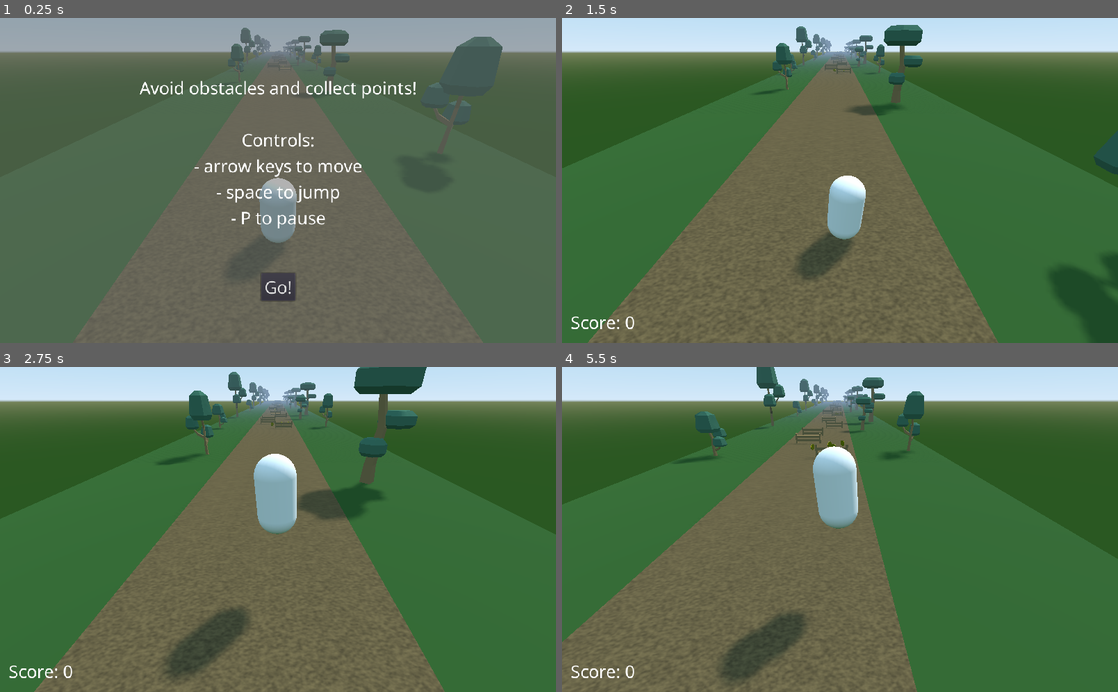
Above: before the commit, frames 1-4 (two rows, left to right).
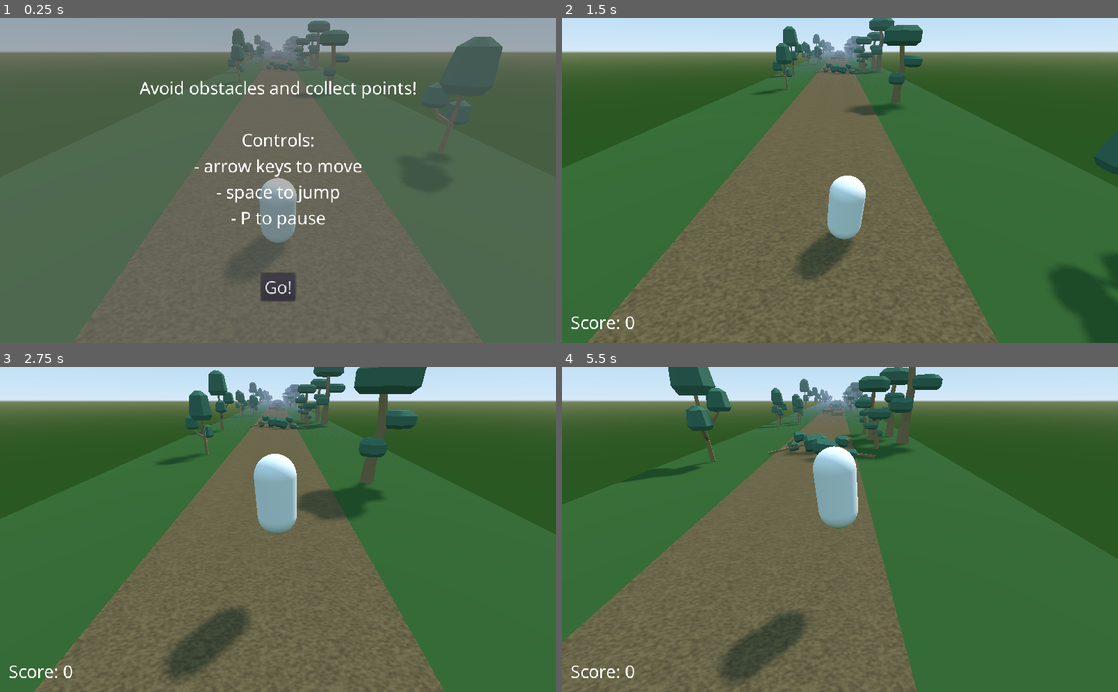
Above: after the commit, the same moments.

Repository: SPuntte/aitajuoksu-training
Game: Godot game, scene res://Main.tscn
Same seed, same stepped clock (60 frames per second), same inputs: the game is played once before the commit and once after it.
Inputs:
- Up to frame 1 (0.25 s): no input
- Up to frame 2 (1.5 s): click "Go!" at 0.5 s; hold Right (move_right) from 1.28 s (still down)
- Up to frame 3 (2.75 s): tap Space (jump) at 1.52, 2.27 s; release Right (move_right) at 2.03 s; hold Left (move_left) from 2.03 s (still down)
- Up to frame 4 (5.5 s): release Left (move_left) at 2.78 s; hold Right (move_right) 2.78-4.28 s; tap Space (jump) at 3.77, 4.52, 5.27 s; hold Left (move_left) from 4.28 s (still down)

The runs differ from the first frame. In frame 1, 0.6% of the frame differs, in the area x 41-60%, y 0-17%; in frame 2, 1.1%; in frame 3, 1.8%; in frame 4, 5.3%, in the area x 10-69%, y 0-36%.

Commit message:
Make other road pieces spawn again

Diff:
--- a/Main.gd
+++ b/Main.gd
@@ -8,8 +8,8 @@
 var initial_road_count: int = 5
 var road_scenes = [
 	load("res://Road1.tscn"),
-	#load("res://Road2.tscn"),
-	#load("res://Road3.tscn"),
+	load("res://Road2.tscn"),
+	load("res://Road3.tscn"),
 ]
 
 # References to nodes
